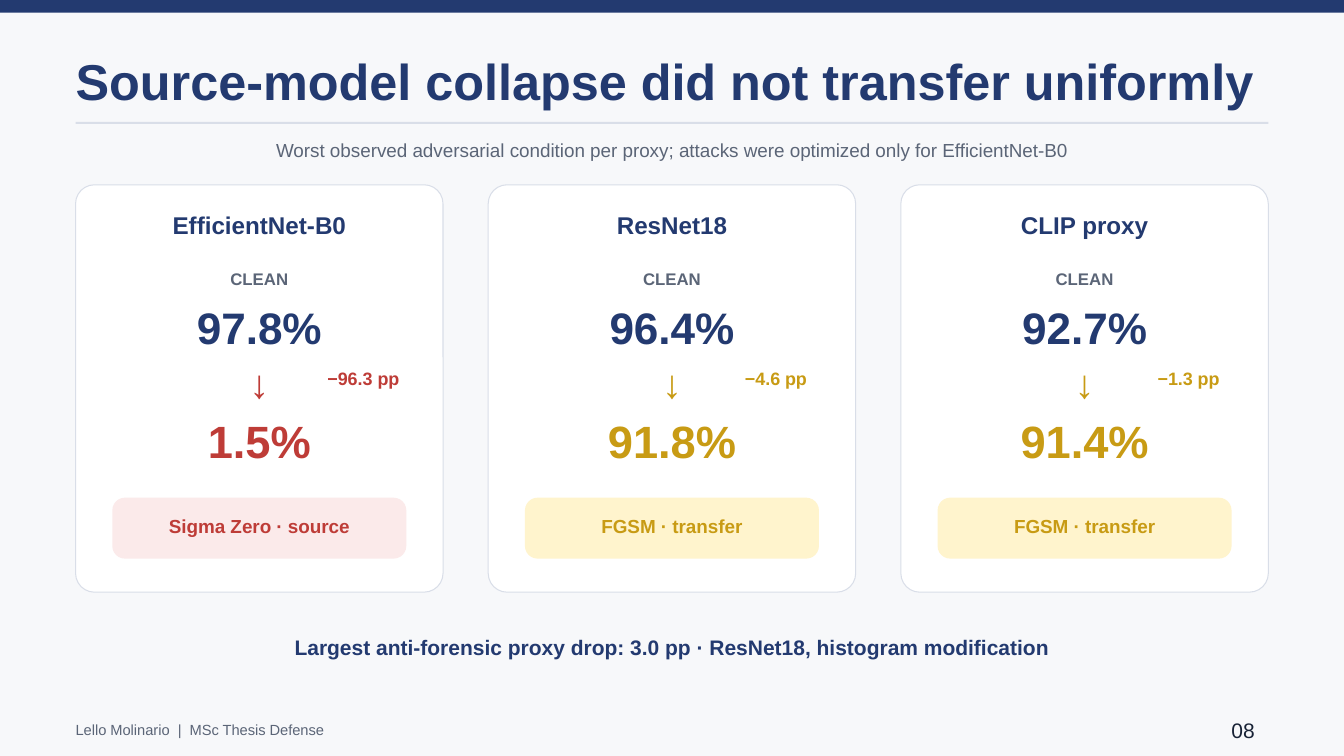
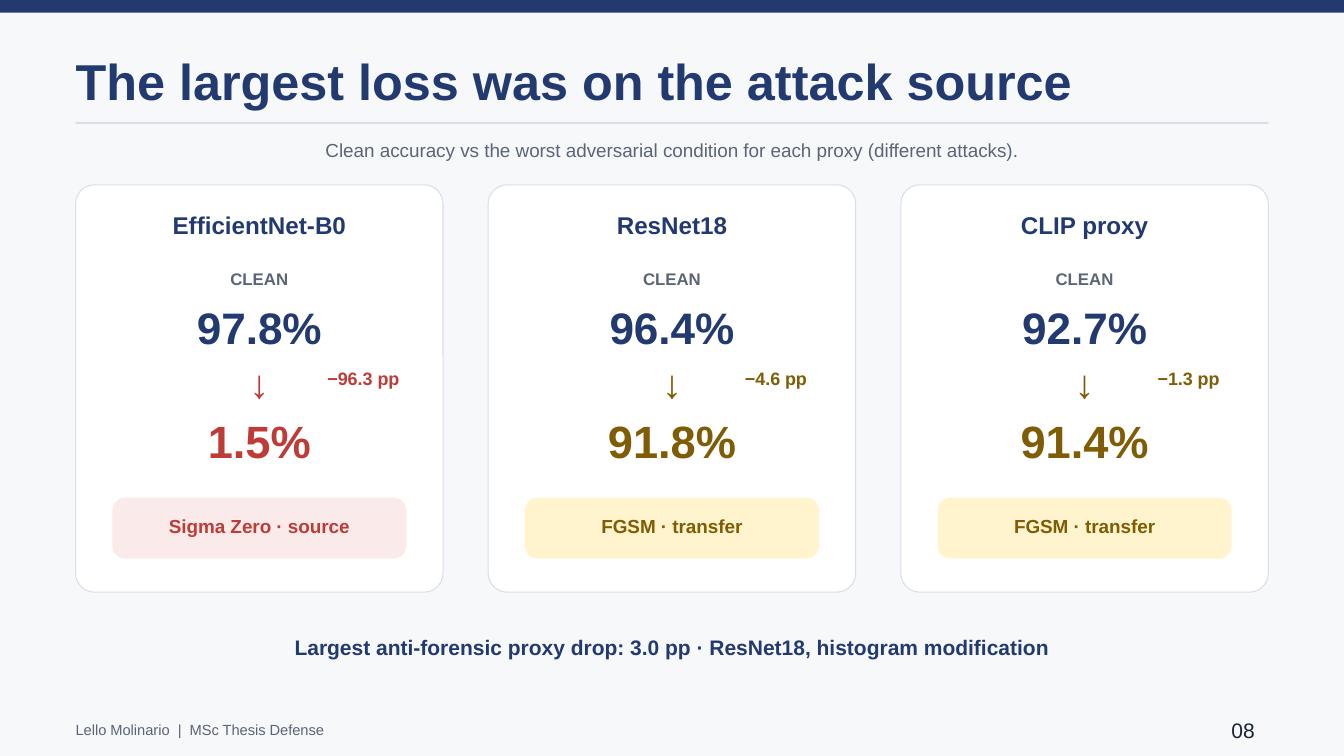
Before and after one commit to lmolinario/Molinario_Thesis_Defense_2026, a slide deck: slide 8 of Molinario_Thesis_Defense_2026.pptx. Drawn at 1344x756 pixels with LibreOffice and Linux fonts; fonts in the diff are those of the drawing. Boxes give left, top, right and bottom in pixels: in the first picture for what was removed or moved away, otherwise in the second. Text is boxed around its words. In the diff, an @@ line names an element or a change of style, - is before the commit and + after.

```diff
--- a/Molinario_Thesis_Defense_2026.pptx
+++ b/Molinario_Thesis_Defense_2026.pptx
@@ text at (76,63,1072,110): text changed @@
-Source-model collapse did not transfer uniformly
+The largest loss was on the attack source
@@ text at (325,143,1018,161): text changed @@
-Worst observed adversarial condition per proxy; attacks were optimized only for EfficientNet-B0
+Clean accuracy vs the worst adversarial condition for each proxy (different attacks).
@@ text colour #C89B14 to #805C05 in 8 elements at (745,372,807,389), (608,426,736,459), (601,519,742,533), (1158,372,1220,389), (1021,426,1149,459), (1014,519,1155,533), (623,359,722,406), (1035,359,1134,406) @@
```
Also in this commit, not shown: 18 other slides changed, 1 slide added, 1 slide removed, 1 other file.
